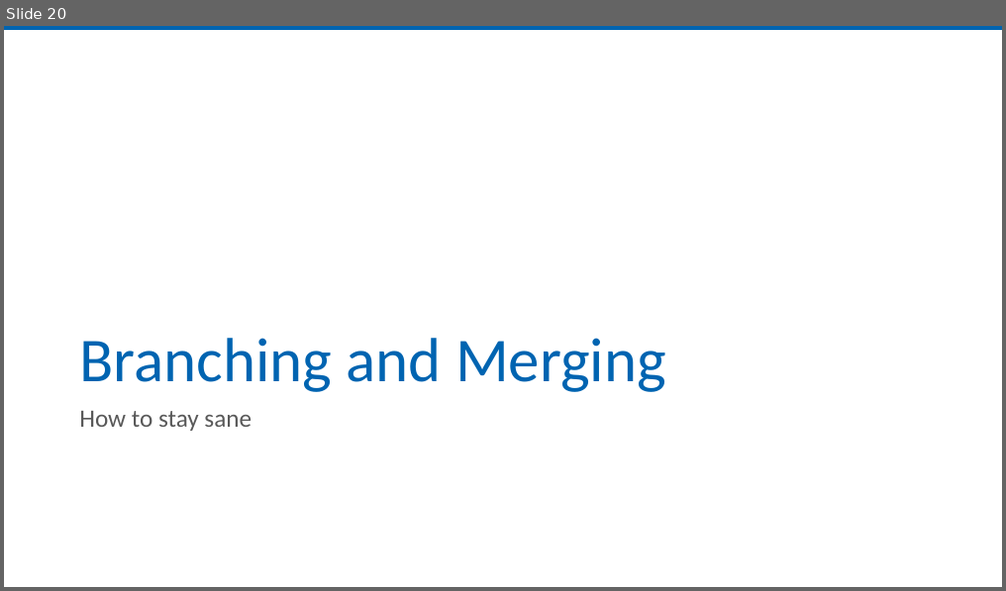
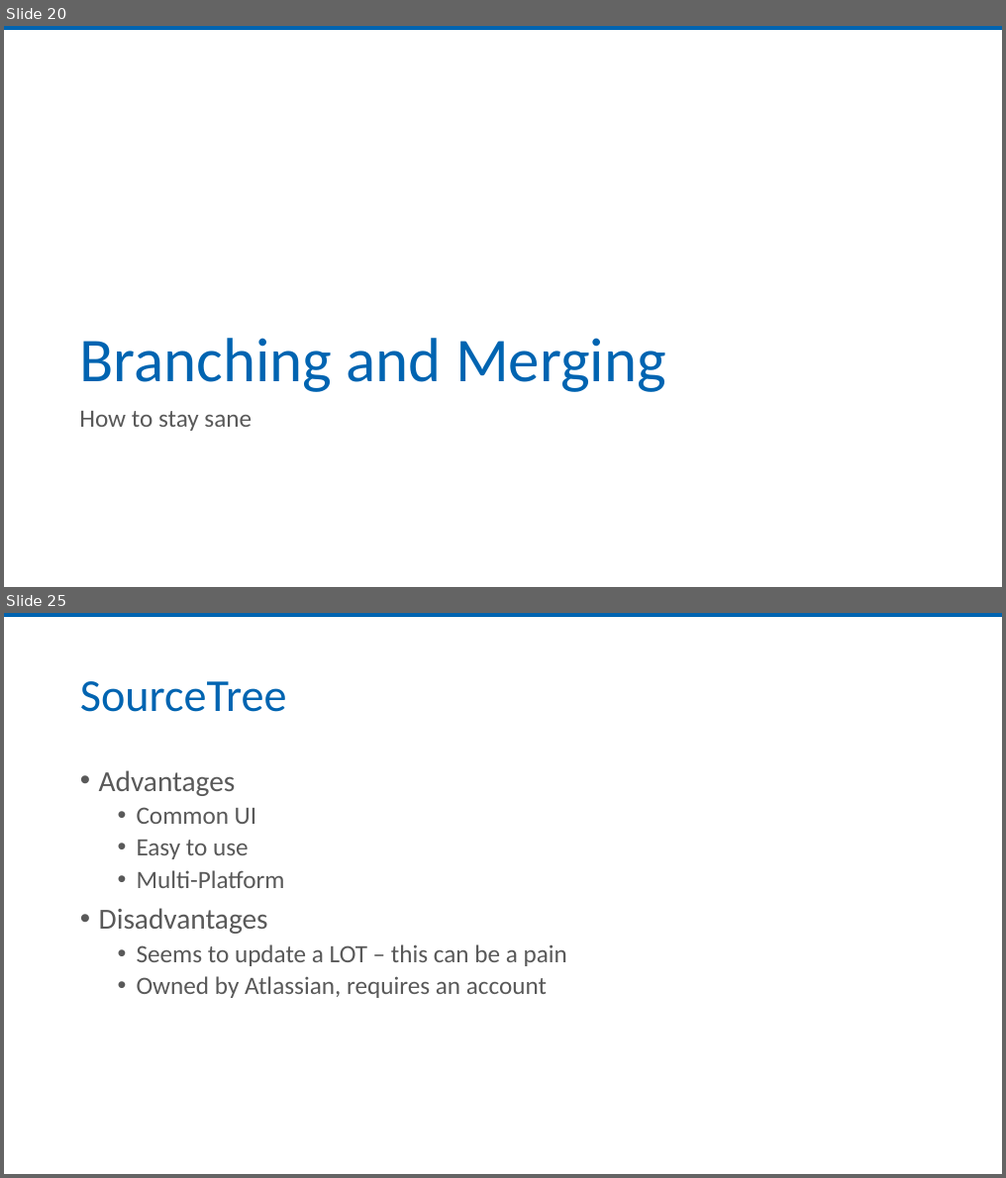
Before and after one commit to jmreynolds/Git-For-Normal-Developers, a slide deck: Slides/Git for the Normal Developer.pptx. Shown one above the other, each under a label of ours: slide 20 before the commit, slides 20 and 25 after it; the slides between them are not shown. The pictures are 1006x591 and 1006x1178 pixels, drawn with LibreOffice and Linux fonts; fonts in the diff are those of the drawing; background and template pictures are left out. Boxes give left, top, right and bottom in pixels: in the first picture for what was removed or moved away, otherwise in the second. Text is boxed around its words. In the diff, an @@ line names an element or a change of style, - is before the commit and + after.

```diff
--- a/Slides/Git for the Normal Developer.pptx
+++ b/Slides/Git for the Normal Developer.pptx
@@ slide 25 added at (x1=4, y1=613, x2=1002, y2=1174), background #FFFFFF; not listed: 1 template element that a slide beside it also shows @@
@@ title added at (x1=80, y1=681, x2=287, y2=712), 44 pt, text #0064B1 @@
+SourceTree
@@ text added at (x1=99, y1=770, x2=567, y2=998), 24 pt, text #595959 @@
+• Advantages
+  • Common UI
+  • Easy to use
+  • Multi-Platform
+• Disadvantages
+  • Seems to update a LOT – this can be a pain
+  • Owned by Atlassian, requires an account
```
Also in this commit, not shown: 1 slide changed, 4 other slides added.
